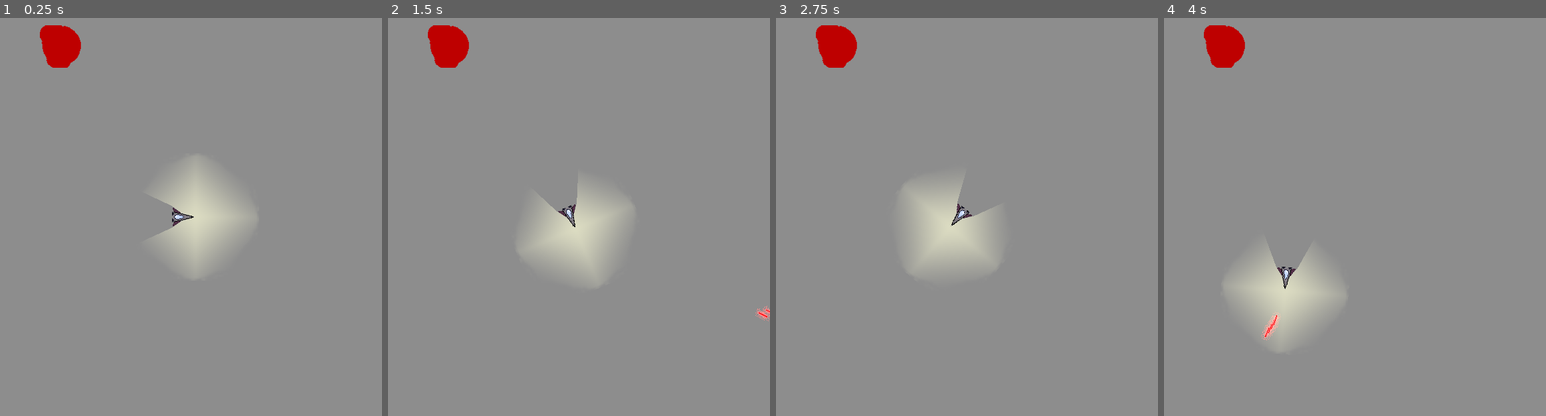
Above: before the commit, frames 1-4 (left to right).
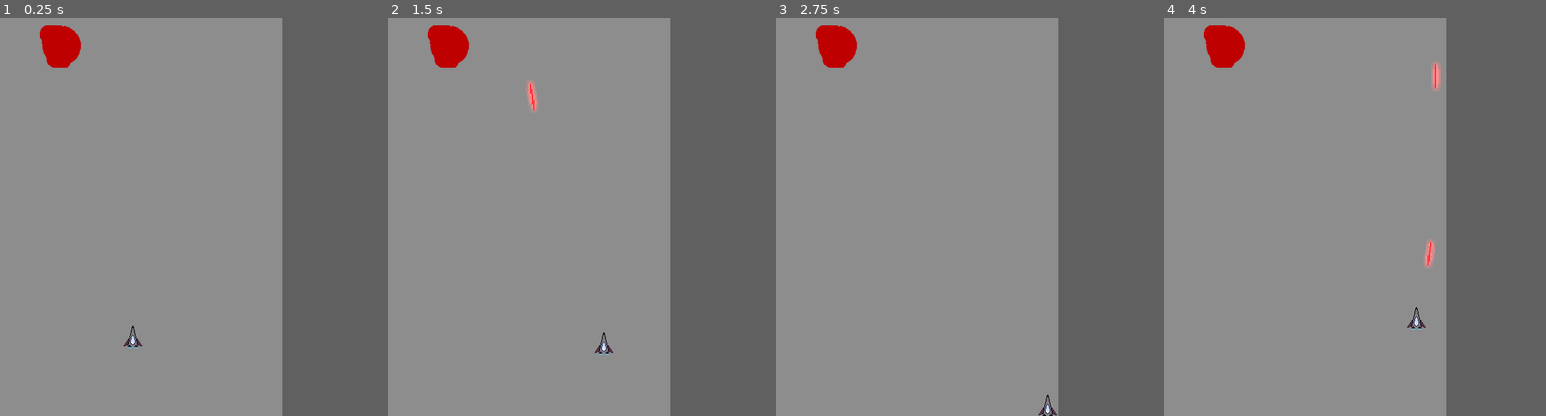
Above: after the commit, the same moments.

Repository: DevelopedAphid/Space-Exploration
Game: Godot game, scene res://Main.tscn
Same seed, same stepped clock (60 frames per second), same inputs: the game is played once before the commit and once after it.
Inputs:
- Up to frame 1 (0.25 s): no input
- Up to frame 2 (1.5 s): tap Enter at 0.5 s; hold Right (ui_right) 0.53-1.28 s; tap Space (ui_select) at 0.77 s; hold Down (ui_down) from 1.28 s (still down)
- Up to frame 3 (2.75 s): tap Space (ui_select) at 1.52 s; release Down (ui_down) at 2.03 s; hold Right (ui_right) from 2.03 s (still down)
- Up to frame 4 (4 s): release Right (ui_right) at 2.78 s; hold Up (ui_up) 2.78-3.53 s; tap Space (ui_select) at 3.02, 3.77 s; hold Left (ui_left) from 3.53 s (still down)
The window is 600x600 before the commit and 450x600 after it. Grey fills any space a smaller window leaves; there, only what the larger window draws over its background counts as a difference.

The runs differ from the first frame. In frame 1, 3.9% of the frame differs, in the area x 32-67%, y 35-83%; in frame 2, 4.1%; in frame 3, 3.9%; in frame 4, 4.1%, in the area x 16-73%, y 10-83%.

Commit message:
First set of changes to make game a vertical SHMUP
- Movement system changed from rotating/free move to vertical SHMUP
- Removes ship light (it was ugly anyway)
- Adds ship exhausts
- Change size of game (more vertical)
- Lasers can destroy the light blocker

Diff:
--- a/Laser.gd
+++ b/Laser.gd
@@ -3,14 +3,15 @@
 var laser_direction
 var laser_speed = 500
 var laser_velocity
+var laser_damage = 1
 
 func _ready():
 	add_to_group("Lasers")
 	self.transform = get_parent().get_node("Player").transform
+	global_position -= Vector2(0,24) #24 is to offset the position to the nose tip
 	laser_direction = rotation - PI/2
 	laser_velocity = Vector2(laser_speed, 0).rotated(laser_direction)
 
-	#to do: start position is not centre of the ship
 	#to do: laser cooldown timer so you can only shoot x per second
 
 func _process(delta):
@@ -22,3 +23,4 @@
 func _on_Laser_area_entered(area):
 	if area.name != "Player" and !area.is_in_group("Lasers"):
 		queue_free()
+		area.hitpoints -= laser_damage
--- /dev/null
+++ b/LightBlocker.gd
@@ -0,0 +1,7 @@
+extends Area2D
+
+var hitpoints = 300
+
+func _process(delta):
+	if hitpoints <= 0:
+		queue_free()
--- a/Main.tscn
+++ b/Main.tscn
@@ -3,11 +3,9 @@
 [ext_resource path="res://art/background.png" type="Texture" id=1]
 [ext_resource path="res://art/Player.png" type="Texture" id=2]
 [ext_resource path="res://Player.gd" type="Script" id=3]
-[ext_resource path="res://art/ship_light.png" type="Texture" id=4]
+[ext_resource path="res://art/ship_exhaust.png" type="Texture" id=4]
 [ext_resource path="res://art/light_blocker.png" type="Texture" id=5]
-
-[sub_resource type="OccluderPolygon2D" id=1]
-polygon = PoolVector2Array( -6.25, 1.875, -17, 16.375, 16, 16.625, 5.75, 1.875, -0.375, -18.625 )
+[ext_resource path="res://LightBlocker.gd" type="Script" id=6]
 
 [sub_resource type="OccluderPolygon2D" id=2]
 polygon = PoolVector2Array( 211.801, 107.858, 235.634, 107.623, 250.972, 114.23, 263.006, 129.332, 261.354, 154.816, 243.421, 171.806, 221.24, 172.042, 213.453, 163.075, 208.025, 145.377, 201.418, 124.14, 204.722, 110.69 )
@@ -22,26 +20,22 @@
 [node name="Player" type="Area2D" parent="."]
 script = ExtResource( 3 )
 
-[node name="Sprite" type="Sprite" parent="Player"]
+[node name="Ship_Sprite" type="Sprite" parent="Player"]
 texture = ExtResource( 2 )
 
 [node name="CollisionPolygon2D" type="CollisionPolygon2D" parent="Player"]
 polygon = PoolVector2Array( -5.875, 1.875, -16.25, 16.25, 16.125, 16.25, 6.25, 1.875, 0, -18.75 )
 
-[node name="Light2D" type="Light2D" parent="Player"]
-position = Vector2( 0, -19.25 )
-rotation = -1.5708
+[node name="Sprite_exhaust_L" type="Sprite" parent="Player"]
+position = Vector2( -5, 17 )
 texture = ExtResource( 4 )
-texture_scale = 3.0
-color = Color( 0.984314, 0.984314, 0.658824, 1 )
-energy = 0.75
-shadow_enabled = true
 
-[node name="LightOccluder2D" type="LightOccluder2D" parent="Player"]
-position = Vector2( 0.375, -0.125 )
-occluder = SubResource( 1 )
+[node name="Sprite_exhaust_R" type="Sprite" parent="Player"]
+position = Vector2( 5, 17 )
+texture = ExtResource( 4 )
 
 [node name="LightBlocker" type="Area2D" parent="."]
+script = ExtResource( 6 )
 
 [node name="Sprite" type="Sprite" parent="LightBlocker"]
 position = Vector2( 116.808, 42.8831 )
--- a/Player.gd
+++ b/Player.gd
@@ -6,31 +6,55 @@
 var acceleration = Vector2()
 var friction = 2
 var rotation_rate = PI/2
+var screen_size
+
 
 onready var Laser = preload("res://Laser.tscn")
 
 func _ready():
-	position = get_viewport_rect().size/2
-	rotation = PI/2
+	screen_size = get_viewport_rect().size
+	position.x = screen_size.x / 2
+	position.y = screen_size.y / 1.25
 
 func _process(delta):
-	#rotation
+#	#free movement (explorer)
+#	#rotation
+#	if Input.is_action_pressed("ui_right"):
+#		rotation += rotation_rate * delta
+#	if Input.is_action_pressed("ui_left"):
+#		rotation -= rotation_rate * delta
+#	#acceleration
+#	if Input.is_action_pressed("ui_up"):
+#		acceleration = Vector2(thrust, 0).rotated(rotation-PI/2) # - PI/2 accounts for sprite pointing upward
+#	else:
+#		acceleration = Vector2(0, 0)
+#	acceleration += velocity * -friction
+#	#velocity
+#	velocity += acceleration * delta
+#	position += velocity * delta
+#
+#	velocity = velocity.clamped(max_velocity)
+#
+
+	#restricted movement (vertical SHMUP)
 	if Input.is_action_pressed("ui_right"):
-		rotation += rotation_rate * delta
-	if Input.is_action_pressed("ui_left"):
-		rotation -= rotation_rate * delta
-	#acceleration
-	if Input.is_action_pressed("ui_up"):
-		acceleration = Vector2(thrust, 0).rotated(rotation-PI/2) # - PI/2 accounts for sprite pointing upward
-	else:
-		acceleration = Vector2(0, 0)
+		acceleration = Vector2(thrust,0)
+	elif Input.is_action_pressed("ui_left"):
+		acceleration = Vector2(-thrust,0)
+	elif Input.is_action_pressed("ui_up"):
+		acceleration = Vector2(0,-thrust)
+	elif Input.is_action_pressed("ui_down"):
+		acceleration = Vector2(0,thrust)
+	else: acceleration = Vector2(0,0)
+
 	acceleration += velocity * -friction
-	#velocity
 	velocity += acceleration * delta
 	position += velocity * delta
 
-	velocity = velocity.clamped(max_velocity)
+	position.x = clamp(position.x, 16, screen_size.x - 16) #12 is to offset size of the player
+	position.y = clamp(position.y, 16, screen_size.y - 16) #12 is to offset size of the player
 
+	#shoot lasers
 	if Input.is_action_pressed("ui_select"):
 		var laser = Laser.instance()
 		get_parent().add_child(laser)
--- a/project.godot
+++ b/project.godot
@@ -21,7 +21,7 @@
 
 [display]
 
-window/size/width=600
+window/size/width=450
 
 [rendering]
 
Binary file removed: art/ship_light.png
Not shown, removed: art/ship_light.png.import
Not shown, removed: art/ship_light.psd
